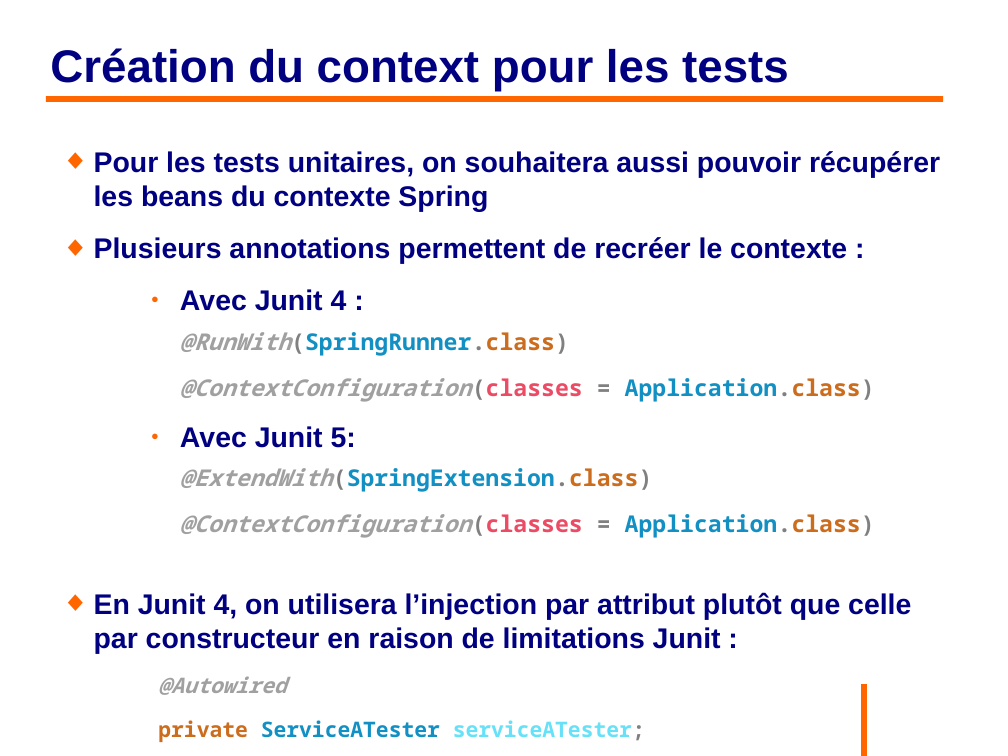
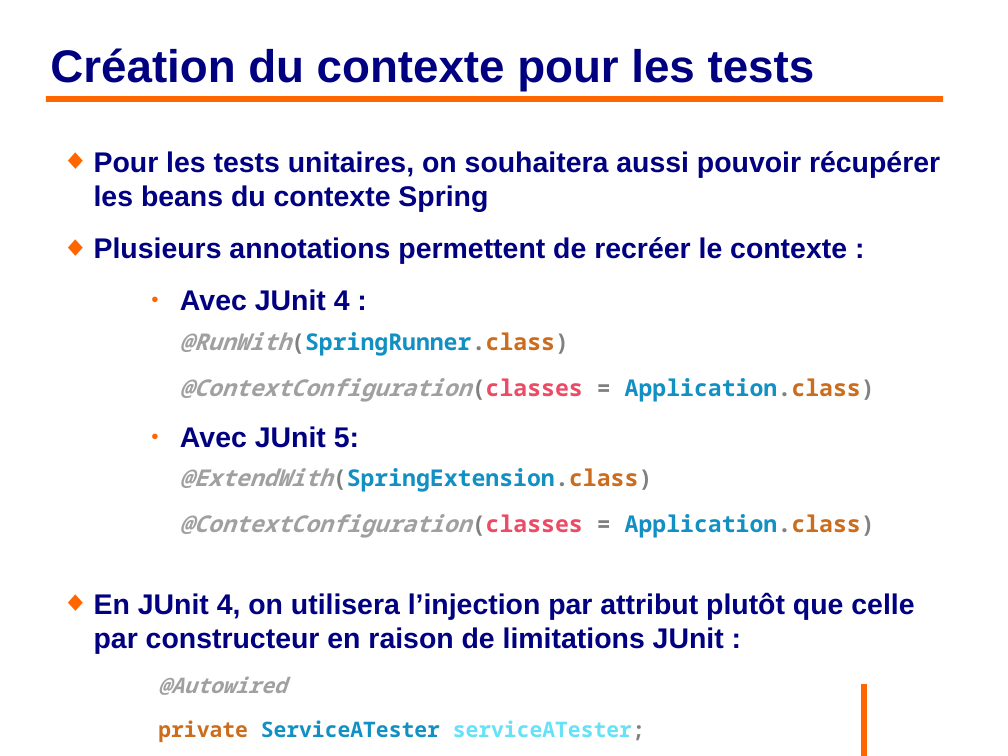
Before and after one commit to philphils/formation-spring, a slide deck: slide 76 of Documentation/diapo_formation_spring.odp. Drawn at 1008x756 pixels with LibreOffice and Linux fonts; fonts in the diff are those of the drawing; background and template pictures are left out. Boxes give left, top, right and bottom in pixels: in the first picture for what was removed or moved away, otherwise in the second. Text is boxed around its words. In the diff, an @@ line names an element or a change of style, - is before the commit and + after.

```diff
--- a/Documentation/diapo_formation_spring.odp
+++ b/Documentation/diapo_formation_spring.odp
@@ title at bbox=[50, 48, 815, 92]: text changed @@
-Création du context pour les tests
+Création du contexte pour les tests
@@ text at bbox=[180, 289, 350, 311]: text changed @@
-    ● Avec Junit 4 :
+    ● Avec JUnit 4 :
@@ text at bbox=[180, 426, 359, 448]: text changed @@
-    ● Avec Junit 5:
+    ● Avec JUnit 5:
@@ text at bbox=[94, 592, 914, 654]: text changed @@
-◆ En Junit 4, on utilisera l’injection par attribut plutôt que celle par constructeur en raison de limitations Junit :
+◆ En JUnit 4, on utilisera l’injection par attribut plutôt que celle par constructeur en raison de limitations JUnit :
```
Also in this commit, not shown: 23 other slides changed.
